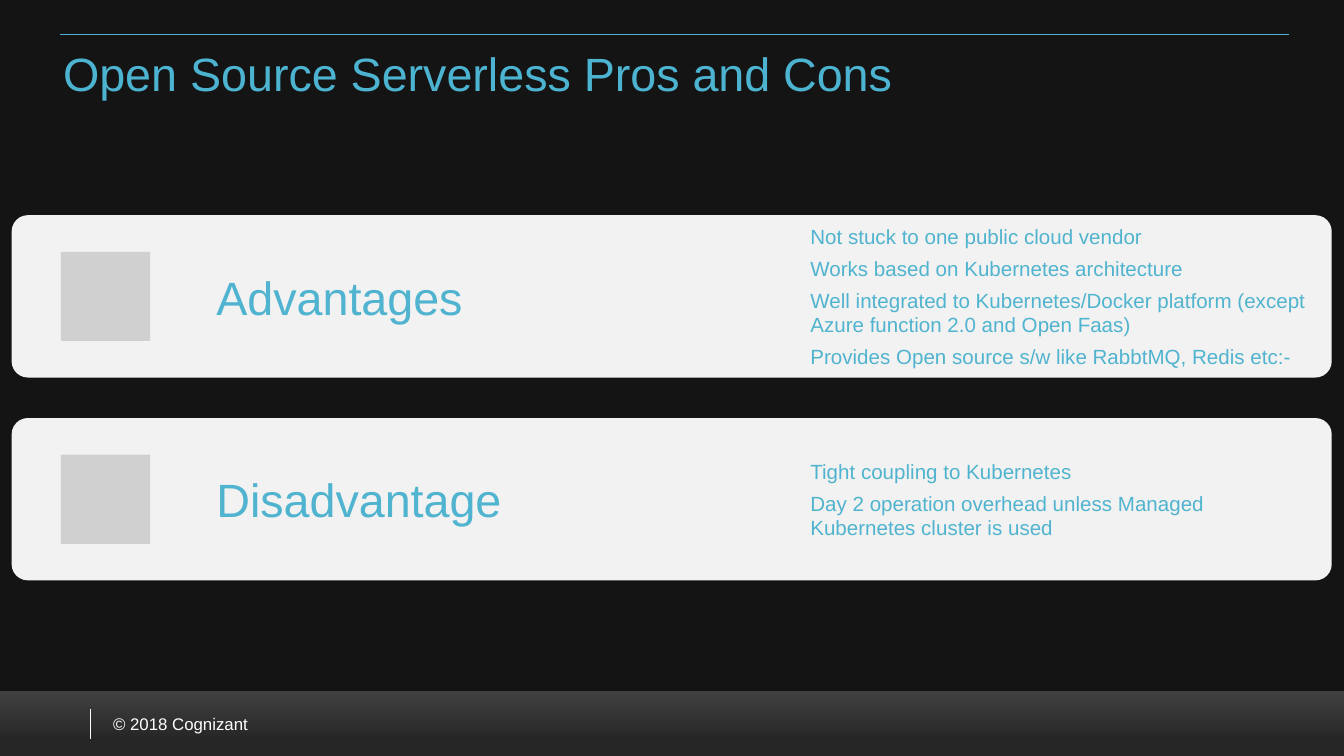
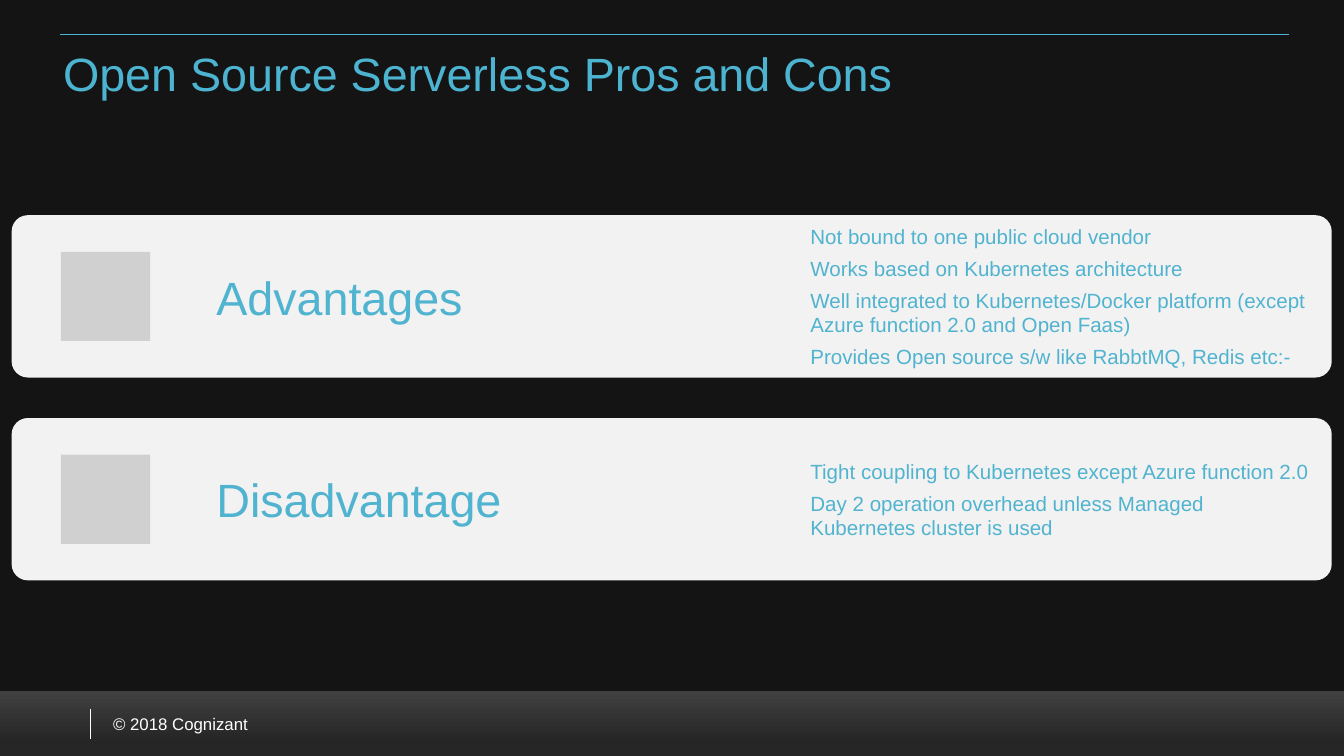
Before and after one commit to VenkateshSrini/MyDocuments, a slide deck: slide 7 of Azurefunction 2.0.pptx (slide 6 before the commit). Drawn at 1344x756 pixels with LibreOffice and Linux fonts; fonts in the diff are those of the drawing; grey boxes stand for pictures; background and template pictures are left out. Boxes give left, top, right and bottom in pixels: in the first picture for what was removed or moved away, otherwise in the second. Text is boxed around its words. In the diff, an @@ line names an element or a change of style, - is before the commit and + after.

```diff
--- a/Azurefunction 2.0.pptx
+++ b/Azurefunction 2.0.pptx
@@ text at (x1=810, y1=229, x2=1151, y2=249): text changed @@
-Not stuck to one public cloud vendor
+Not bound to one public cloud vendor
@@ text at (x1=810, y1=464, x2=1308, y2=484): text changed @@
-Tight coupling to Kubernetes
+Tight coupling to Kubernetes except Azure function 2.0
```
Also in this commit, not shown: 5 other slides changed, 5 slides added.
